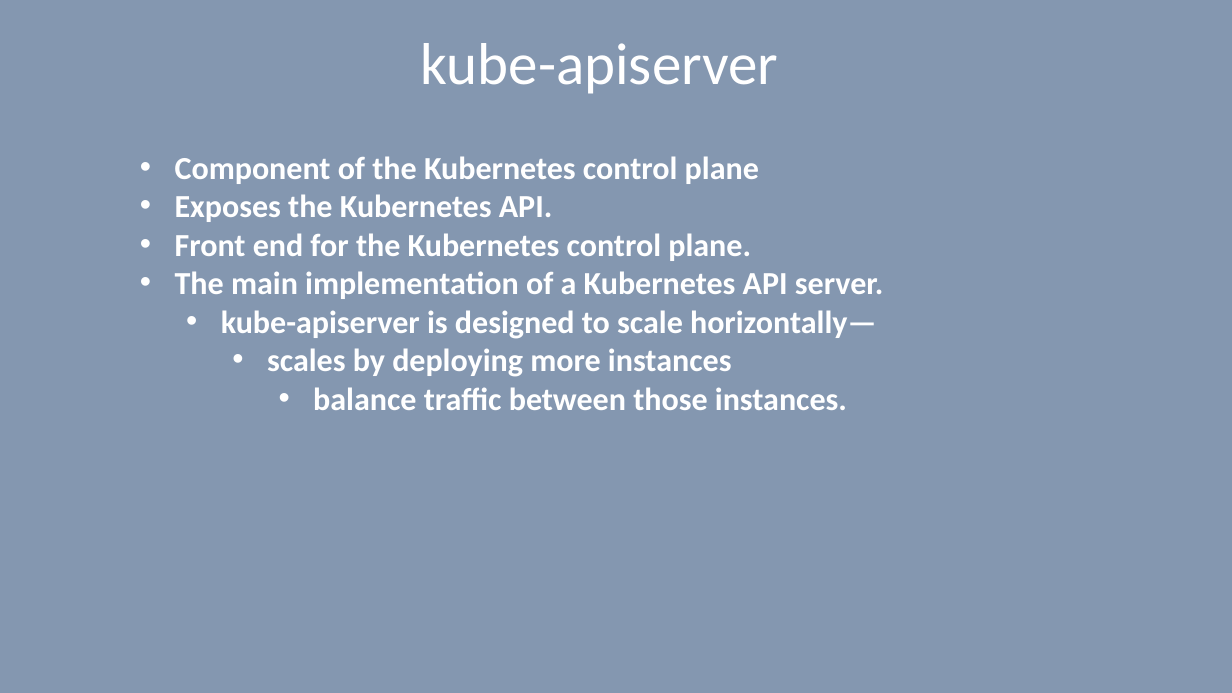
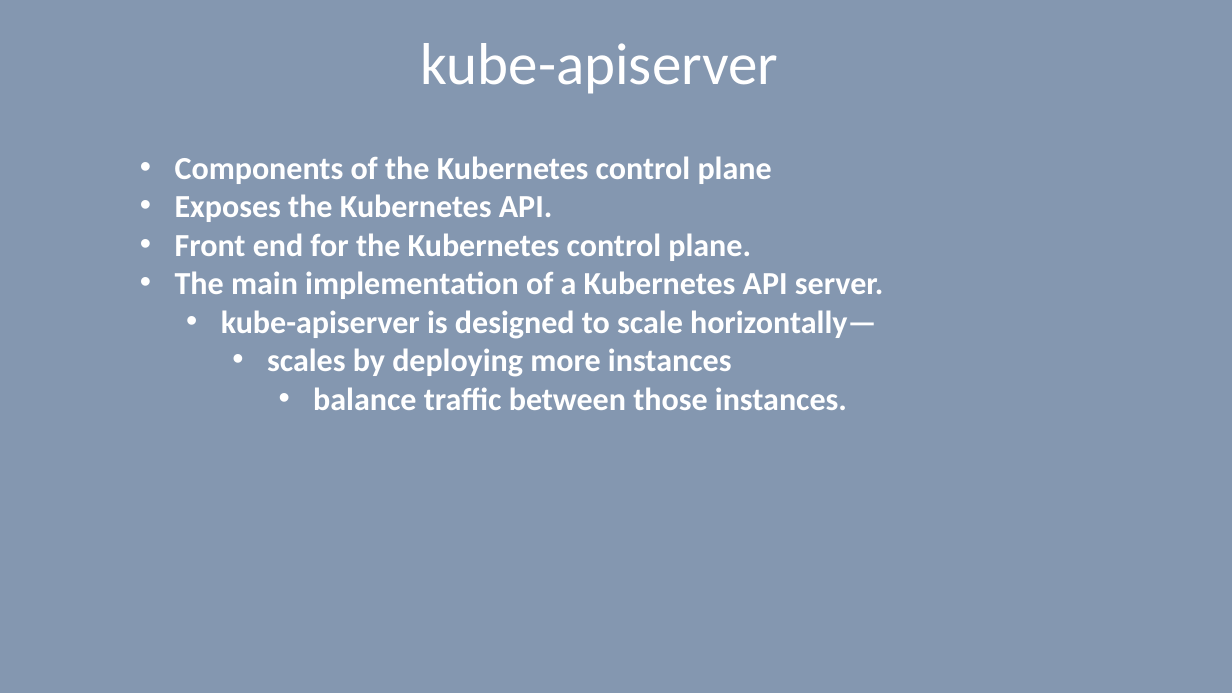
Before and after one commit to vilasvarghese/CKA, a slide deck: slide 6 of notes/CKA_1-19.pptx. Drawn at 1232x693 pixels with LibreOffice and Linux fonts; fonts in the diff are those of the drawing. Boxes give left, top, right and bottom in pixels: in the first picture for what was removed or moved away, otherwise in the second. Text is boxed around its words. In the diff, an @@ line names an element or a change of style, - is before the commit and + after.

```diff
--- a/notes/CKA_1-19.pptx
+++ b/notes/CKA_1-19.pptx
@@ text at <box>175,156,772,184</box>: text changed @@
-• Component of the Kubernetes control plane
+• Components of the Kubernetes control plane
```
Also in this commit, not shown: 3 other slides changed, 10 other files.
